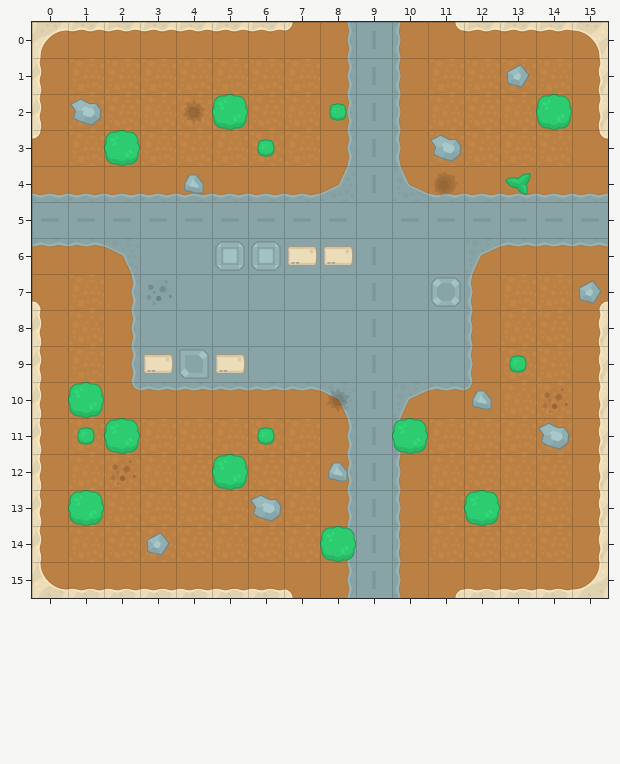
Two states of a Tiled map, src/assets/map/area01.tmx. Above: the version before the commit.
Cells are 128x128 px. Shown: x 0..15, y 0..15.
Once edited:
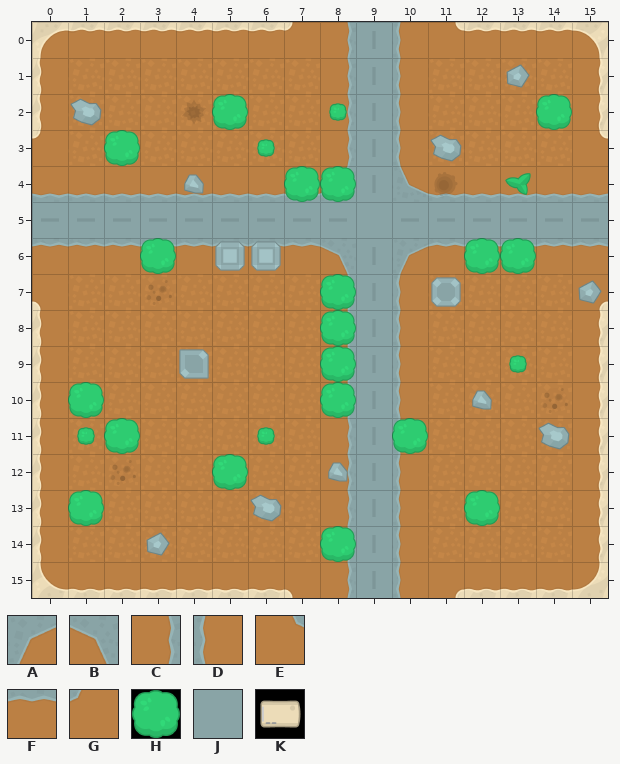
Key: from "towerDefense_tilesheet@2": A 13, B 14, C 33, D 35, E 56, F 57, G 58, H 130, J 262, K 269.
_ is an empty cell.
From old to new:
Layer "street":
The edit turns tile J into tile A in row 6 at x 10.
The edit turns tile J into tile B in row 6 at x 8.
The edit turns tile B into tile C in row 10 at x 8.
The edit turns tile J into tile C in rows 7 to 9 at x 8.
The edit turns tile A into tile D in row 10 at x 10.
The edit turns tile J into tile D in rows 7 to 9 at x 10.
The edit turns tile A into tile F in row 6 at x 12.
The edit turns tile B into tile F in row 6 at x 2.
The edit turns tile J into tile F in row 6 at x 3 to 7 and 11.
The author cleared tile C in rows 7 to 9 at x 2.
The author cleared tile D in rows 7 to 9 at x 12.
The author cleared tile E in row 10 at x 2.
The author cleared tile F in row 10 at x 3 to 7 and 11.
The author cleared tile G in row 10 at x 12.
The author cleared tile J in rows 7 to 9 at x 3 to 7 and 11.
Layer "muretti":
The author cleared tile K in row 6 at x 7 to 8; in row 9 at x 3 and 5.
Layer "alberi":
There is now tile H in row 4 at x 7 to 8; in row 6 at x 3 and 12 to 13; in rows 7 to 10 at x 8.
